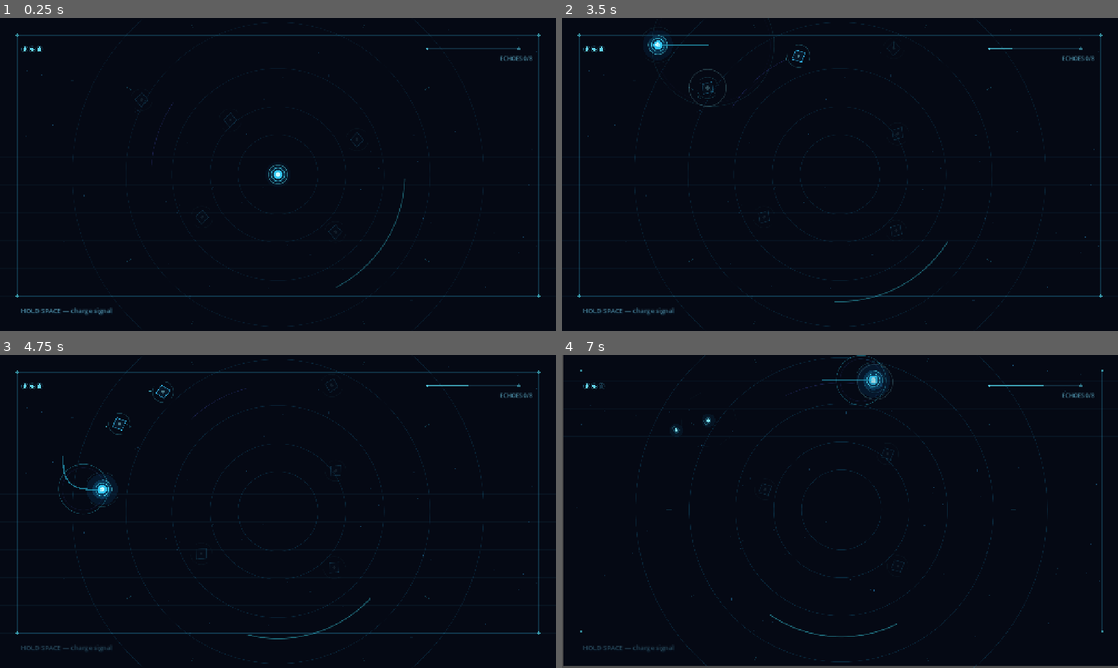
Above: before the commit, frames 1-4 (two rows, left to right).
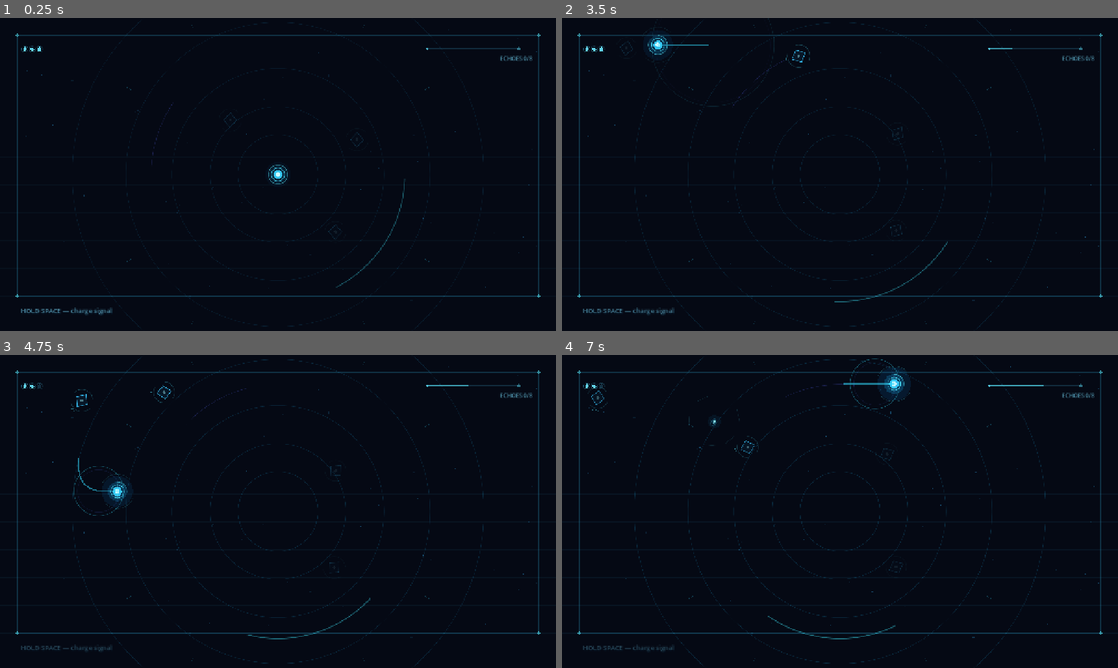
Above: after the commit, the same moments.

Repository: Gustavo-Wallace/hollow-signal
Game: Godot game, scene res://scenes/main.tscn
The game is run twice, just before and just after one commit, with the same random seed, the same clock (stepped at 60 frames per second) and the same inputs.
Inputs:
- Up to frame 1 (0.25 s): no input
- Up to frame 2 (3.5 s): tap Enter (ui_accept) at 0.5, 0.77, 1.52, 3.02 s; hold W (move_up) 0.53-2.03 s; tap R every 0.75 s from 0.6 to 2.85 s; hold A (move_left) from 2.03 s (still down)
- Up to frame 3 (4.75 s): release A (move_left) at 3.53 s; hold S (move_down) 3.53-4.28 s; tap R at 3.6, 4.35 s; tap Enter (ui_accept) at 3.77, 4.52 s; hold D (move_right) from 4.28 s (still down)
- Up to frame 4 (7 s): release D (move_right) at 5.03 s; hold W (move_up) 5.03-5.78 s; tap R at 5.1, 5.85, 6.6 s; hold D (move_right) from 5.78 s (still down); tap Enter (ui_accept) at 6.02, 6.77 s

The runs differ from the first frame. In frame 1, less than 0.1% of the frame differs, in the area x 24-38%, y 24-66%; in frame 2, 0.1%; in frame 3, 0.7%; in frame 4, 4.9%, in the area x 0-100%, y 0-100%.

Commit message:
adaptive threat director

Diff:
--- a/scenes/main.tscn
+++ b/scenes/main.tscn
@@ -5,12 +5,16 @@
 [ext_resource type="Script" uid="uid://c2fcurf0sixrp" path="res://scripts/echo_wraith.gd" id="3_wraith"]
 [ext_resource type="Script" uid="uid://d4c3m53fny5ho" path="res://scripts/hud.gd" id="4_hud"]
 [ext_resource type="Script" uid="uid://i4304c4os4db" path="res://scripts/procedural_audio.gd" id="5_audio"]
+[ext_resource type="Script" uid="uid://bxxoy72pg1yhr" path="res://scripts/threat_director.gd" id="6_director"]
 
 [node name="HollowSignal" type="Node2D" unique_id=1353385711]
 script = ExtResource("1_arena")
 
 [node name="AudioDirector" type="Node" parent="." unique_id=1672322057]
 script = ExtResource("5_audio")
+
+[node name="ThreatDirector" type="Node" parent="." unique_id=669218980]
+script = ExtResource("6_director")
 
 [node name="ArenaCamera" type="Camera2D" parent="." unique_id=1833794020]
 position = Vector2(640, 360)
@@ -37,14 +41,6 @@
 
 [node name="EchoWraithC" type="Node2D" parent="." unique_id=2019259549]
 position = Vector2(772, 492)
-script = ExtResource("3_wraith")
-
-[node name="EchoWraithD" type="Node2D" parent="." unique_id=1927646632]
-position = Vector2(465, 458)
-script = ExtResource("3_wraith")
-
-[node name="EchoWraithE" type="Node2D" parent="." unique_id=1640493851]
-position = Vector2(326, 188)
 script = ExtResource("3_wraith")
 
 [node name="Interface" type="CanvasLayer" parent="." unique_id=1408991666]
@@ -102,6 +98,15 @@
 theme_override_font_sizes/font_size = 13
 horizontal_alignment = 1
 
+[node name="DirectorDebug" type="Label" parent="Interface" unique_id=1792531972]
+visible = false
+offset_left = 48.0
+offset_top = 112.0
+offset_right = 370.0
+offset_bottom = 180.0
+theme_override_colors/font_color = Color(0.42, 0.8, 0.92, 0.66)
+theme_override_font_sizes/font_size = 12
+
 [node name="GameOver" type="Control" parent="Interface" unique_id=122623286]
 visible = false
 layout_mode = 3
--- a/scripts/arena.gd
+++ b/scripts/arena.gd
@@ -21,21 +21,17 @@
 var exposure := 0.0
 var run_state := RunState.PLAYING
 var echoes_collected := 0
-var spawn_timer := 3.2
 var elapsed_time := 0.0
 var trace_lock := false
 var trace_position := Vector2.ZERO
 var trace_dash_timer := 0.0
-var harvester_spawn_cooldown := 0.0
-var sentry_spawn_cooldown := 0.0
 var escape_timer := 14.0
 var escape_intro_time := 0.0
 var null_gate: Node2D
 var null_pocket: Node2D
-var null_pocket_spawn_timer := 18.0
-var null_pocket_cooldown := 0.0
 var status_message_time := 0.0
 @onready var arena_camera: Camera2D = $ArenaCamera
+@onready var threat_director: Node = $ThreatDirector
 
 
 func _ready() -> void:
@@ -50,12 +46,9 @@
 	_update_exposure()
 	if is_playing():
 		elapsed_time += delta
-		harvester_spawn_cooldown = maxf(0.0, harvester_spawn_cooldown - delta)
-		sentry_spawn_cooldown = maxf(0.0, sentry_spawn_cooldown - delta)
-		_update_threat_spawner(delta)
 		_update_trace_lock(delta)
 		_update_escape_state(delta)
-		_update_null_pocket(delta)
+		threat_director.call("tick", delta)
 	_update_camera_shake(delta)
 	_update_final_echo_pulse()
 	_update_status_message(delta)
@@ -104,6 +97,7 @@
 	camera_shake_time = 0.22
 	camera_shake_strength = 13.0
 	audio_event("damage")
+	threat_director.call("note_player_damaged")
 
 
 func is_playing() -> bool:
@@ -188,7 +182,9 @@
 
 
 func _input(event: InputEvent) -> void:
-	if run_state != RunState.PLAYING and event is InputEventKey and event.pressed and not event.echo and event.keycode == KEY_R:
+	if event is InputEventKey and event.pressed and not event.echo and event.keycode == KEY_F3:
+		threat_director.call("toggle_debug")
+	if (run_state == RunState.LOST or run_state == RunState.STABILIZED) and event is InputEventKey and event.pressed and not event.echo and event.keycode == KEY_R:
 		get_tree().paused = false
 		get_tree().reload_current_scene()
 
@@ -204,11 +200,11 @@
 
 
 func harvester_destroyed() -> void:
-	harvester_spawn_cooldown = 7.0
+	threat_director.call("note_threat_defeated", "harvester")
 
 
 func sentry_destroyed() -> void:
-	sentry_spawn_cooldown = 8.0
+	threat_director.call("note_threat_defeated", "sentry")
 
 
 func collect_echo_shard(shard: Node2D) -> void:
@@ -258,23 +254,18 @@
 		_fail_escape()
 
 
-func _update_null_pocket(delta: float) -> void:
-	if run_state != RunState.PLAYING:
-		return
-	null_pocket_cooldown = maxf(0.0, null_pocket_cooldown - delta)
-	if null_pocket != null and is_instance_valid(null_pocket):
-		return
-	null_pocket_spawn_timer = maxf(0.0, null_pocket_spawn_timer - delta)
-	if null_pocket_spawn_timer > 0.0 or null_pocket_cooldown > 0.0:
-		return
-	_spawn_null_pocket()
-
-
-func _spawn_null_pocket() -> void:
+func request_directed_null_pocket() -> bool:
+	if run_state != RunState.PLAYING or (null_pocket != null and is_instance_valid(null_pocket)):
+		return false
+	return _spawn_null_pocket()
+
+
+func _spawn_null_pocket() -> bool:
 	var player := get_tree().get_first_node_in_group("signal_player") as Node2D
 	if player == null:
-		return
-	var pocket_position := Vector2(220.0, 170.0)
+		return false
+	var pocket_position := Vector2.ZERO
+	var found_position := false
 	for attempt in 18:
 		var candidate := Vector2(randf_range(176.0, 1104.0), randf_range(142.0, 578.0))
 		if candidate.distance_to(VIEWPORT_SIZE * 0.5) < 175.0 or candidate.distance_to(player.global_position) < 280.0:
@@ -293,19 +284,22 @@
 					break
 		if not blocked:
 			pocket_position = candidate
+			found_position = true
 			break
+	if not found_position:
+		return false
 	null_pocket = Node2D.new()
 	null_pocket.set_script(NULL_POCKET_SCRIPT)
 	null_pocket.position = pocket_position
 	add_child(null_pocket)
 	audio_event("pocket_spawn")
+	return true
 
 
 func null_pocket_collapsed(pocket: Node2D) -> void:
 	if pocket == null_pocket:
 		null_pocket = null
-		null_pocket_cooldown = 10.0
-		null_pocket_spawn_timer = 10.0
+		threat_director.call("note_null_pocket_resolved")
 
 
 func _spawn_null_gate() -> void:
@@ -381,57 +375,68 @@
 	$Interface/EchoCounter.text = "ECHOES %d/%d" % [echoes_collected, ECHO_TARGET]
 
 
-func _update_threat_spawner(delta: float) -> void:
-	if get_tree().get_nodes_in_group("echo_wraith").size() >= MAX_WRAITHS:
-		return
-	spawn_timer -= delta
-	if spawn_timer > 0.0:
-		return
-	_spawn_threat_at_edge()
-	var run_pressure := minf(elapsed_time / 90.0, 1.0)
-	var interval := 0.0
-	match get_exposure_band():
-		0: interval = 5.4 - run_pressure * 0.6
-		1: interval = 3.35 - run_pressure * 0.45
-		_: interval = 1.65 - run_pressure * 0.25
-	interval -= get_progress_ratio() * 1.05
-	if is_machine_panic():
-		interval -= 0.55
-	if is_escape():
-		interval *= 0.76
-	spawn_timer = maxf(0.95, interval)
-
-
-func _spawn_threat_at_edge() -> void:
-	var player := get_tree().get_first_node_in_group("signal_player") as Node2D
-	var spawn_position := Vector2(80.0, 80.0)
-	for attempt in 8:
-		var edge := randi_range(0, 3)
-		match edge:
-			0: spawn_position = Vector2(randf_range(82.0, 1198.0), 70.0)
-			1: spawn_position = Vector2(1210.0, randf_range(70.0, 620.0))
-			2: spawn_position = Vector2(randf_range(82.0, 1198.0), 630.0)
-			_: spawn_position = Vector2(70.0, randf_range(70.0, 620.0))
-		if player == null or spawn_position.distance_to(player.global_position) >= 290.0:
-			break
-	var can_spawn_harvester := (echoes_collected >= 2 or elapsed_time >= 24.0) and harvester_spawn_cooldown <= 0.0 and get_tree().get_nodes_in_group("echo_harvester").is_empty()
-	var can_spawn_sentry := (echoes_collected >= 3 or elapsed_time >= 30.0) and sentry_spawn_cooldown <= 0.0 and get_tree().get_nodes_in_group("null_sentry").is_empty() and (not is_escape() or escape_timer > 3.0)
-	var harvester_chance := 0.25 if is_machine_panic() else 0.18
-	var sentry_chance := 0.18 if is_escape() else 0.15
-	var harvester_roll_limit := sentry_chance + harvester_chance if can_spawn_sentry else harvester_chance
+func spawn_directed_threat(kind: String) -> bool:
+	if not is_playing() or get_tree().get_nodes_in_group("echo_wraith").size() >= MAX_WRAITHS:
+		return false
+	var spawn_position := _find_safe_threat_spawn_position()
+	if spawn_position == Vector2.ZERO:
+		return false
 	var threat := Node2D.new()
-	var special_roll := randf()
-	if can_spawn_sentry and special_roll <= sentry_chance:
-		threat.set_script(SENTRY_SCRIPT)
-	elif can_spawn_harvester and special_roll <= harvester_roll_limit:
-		threat.set_script(HARVESTER_SCRIPT)
-	else:
-		threat.set_script(WRAITH_SCRIPT)
+	match kind:
+		"harvester": threat.set_script(HARVESTER_SCRIPT)
+		"sentry": threat.set_script(SENTRY_SCRIPT)
+		_: threat.set_script(WRAITH_SCRIPT)
 	threat.position = spawn_position
 	add_child(threat)
 	threat.call("begin_emergence")
 	if threat.has_method("wake_for_exposure") and (exposure >= 0.34 or is_machine_panic()):
 		threat.call("wake_for_exposure", maxf(exposure, 0.5))
+	return true
+
+
+func _find_safe_threat_spawn_position() -> Vector2:
+	var player := get_tree().get_first_node_in_group("signal_player") as Node2D
+	for attempt in 14:
+		var spawn_position := Vector2.ZERO
+		match randi_range(0, 3):
+			0: spawn_position = Vector2(randf_range(92.0, 1188.0), 70.0)
+			1: spawn_position = Vector2(1210.0, randf_range(82.0, 610.0))
+			2: spawn_position = Vector2(randf_range(92.0, 1188.0), 630.0)
+			_: spawn_position = Vector2(70.0, randf_range(82.0, 610.0))
+		if player and spawn_position.distance_to(player.global_position) < 290.0:
+			continue
+		if null_pocket != null and is_instance_valid(null_pocket) and bool(null_pocket.call("contains", spawn_position)):
+			continue
+		if null_gate != null and is_instance_valid(null_gate) and spawn_position.distance_to(null_gate.global_position) < 112.0:
+			continue
+		var occupied := false
+		for enemy in get_tree().get_nodes_in_group("echo_wraith"):
+			if enemy is Node2D and spawn_position.distance_to(enemy.global_position) < 62.0:
+				occupied = true
+				break
+		if not occupied:
+			for scar in get_tree().get_nodes_in_group("resonance_scar"):
+				if scar is Node2D and spawn_position.distance_to(scar.global_position) < 132.0:
+					occupied = true
+					break
+		if not occupied:
+			return spawn_position
+	return Vector2.ZERO
+
+
+func get_visual_overload() -> float:
+	var all_enemies := get_tree().get_nodes_in_group("echo_wraith").size()
+	var harvesters := get_tree().get_nodes_in_group("echo_harvester").size()
+	var sentries := get_tree().get_nodes_in_group("null_sentry").size()
+	var basics := maxi(0, all_enemies - harvesters - sentries)
+	var scars := get_tree().get_nodes_in_group("resonance_scar").size()
+	var shards := get_tree().get_nodes_in_group("echo_shard").size()
+	var load := float(basics) + float(harvesters) * 1.45 + float(sentries) * 1.7 + float(scars) * 0.62 + minf(1.0, float(shards) * 0.12)
+	if trace_lock:
+		load += 0.8
+	if null_pocket != null and is_instance_valid(null_pocket):
+		load += 0.35
+	return load
 
 
 func get_exposure_band() -> int:
--- a/scripts/echo_wraith.gd
+++ b/scripts/echo_wraith.gd
@@ -201,6 +201,7 @@
 	velocity = Vector2.ZERO
 	remove_from_group("echo_wraith")
 	get_parent().audio_event("wraith_death")
+	get_parent().get_node("ThreatDirector").call("note_threat_defeated", "basic")
 	get_parent().spawn_echo_shard(global_position)
 
 
--- /dev/null
+++ b/scripts/threat_director.gd
@@ -0,0 +1,260 @@
+extends Node
+
+enum Phase { OPENING, HUNT, COMPRESSION, MACHINE_PANIC, ESCAPE }
+enum Cycle { BUILD, PRESSURE, RELEASE }
+
+const BASIC_COST := 1.0
+const HARVESTER_COST := 2.5
+const SENTRY_COST := 3.0
+
+var phase := Phase.OPENING
+var cycle := Cycle.BUILD
+var threat_budget := 0.0
+var target_pressure := 0.0
+var director_intensity := 0.0
+var cycle_time := 4.2
+var spawn_interval := 1.2
+var recovery_time := 0.0
+var recovery_cooldown := 0.0
+var harvester_cooldown := 0.0
+var sentry_cooldown := 0.0
+var special_separation := 0.0
+var pocket_request_cooldown := 7.0
+var time_since_damage := 0.0
+var recent_kills := 0.0
+var debug_visible := false
+
+
+func _ready() -> void:
+	process_mode = Node.PROCESS_MODE_PAUSABLE
+
+
+func tick(delta: float) -> void:
+	var arena := get_parent()
+	if arena == null or not arena.is_playing():
+		return
+	_update_timers(delta)
+	_update_phase(arena)
+	_update_pressure(arena, delta)
+	if phase == Phase.ESCAPE:
+		_tick_escape(arena)
+	else:
+		_tick_normal_run(arena, delta)
+	_update_debug(arena)
+
+
+func note_player_damaged() -> void:
+	time_since_damage = 0.0
+	var arena := get_parent()
+	if arena == null or phase == Phase.ESCAPE or recovery_cooldown > 0.0:
+		return
+	var player := get_tree().get_first_node_in_group("signal_player")
+	var low_health := player != null and int(player.call("get_health")) <= 1
+	_begin_recovery(3.5 if low_health else 2.35)
+
+
+func note_threat_defeated(kind: String) -> void:
+	recent_kills = minf(5.0, recent_kills + (1.4 if kind != "basic" else 0.7))
+	if kind == "basic" and recent_kills >= 2.4:
+		_begin_recovery(1.55)
+	if kind == "harvester":
+		harvester_cooldown = maxf(harvester_cooldown, 7.0)
+		special_separation = maxf(special_separation, 2.8)
+		_begin_recovery(2.0)
+	elif kind == "sentry":
+		sentry_cooldown = maxf(sentry_cooldown, 8.0)
+		special_separation = maxf(special_separation, 2.8)
+		_begin_recovery(2.0)
+
+
+func note_null_pocket_resolved() -> void:
+	pocket_request_cooldown = maxf(pocket_request_cooldown, 8.5)
+
+
+func toggle_debug() -> void:
+	debug_visible = not debug_visible
+	_update_debug(get_parent())
+
+
+func _update_timers(delta: float) -> void:
+	spawn_interval = maxf(0.0, spawn_interval - delta)
+	cycle_time = maxf(0.0, cycle_time - delta)
+	recovery_time = maxf(0.0, recovery_time - delta)
+	recovery_cooldown = maxf(0.0, recovery_cooldown - delta)
+	harvester_cooldown = maxf(0.0, harvester_cooldown - delta)
+	sentry_cooldown = maxf(0.0, sentry_cooldown - delta)
+	special_separation = maxf(0.0, special_separation - delta)
+	pocket_request_cooldown = maxf(0.0, pocket_request_cooldown - delta)
+	time_since_damage += delta
+	recent_kills = maxf(0.0, recent_kills - delta * 0.22)
+
+
+func _update_phase(arena: Node) -> void:
+	if arena.is_escape():
+		phase = Phase.ESCAPE
+		threat_budget = minf(threat_budget, 1.2)
+		return
+	var echoes := int(arena.get("echoes_collected"))
+	if echoes <= 1:
+		phase = Phase.OPENING
+	elif echoes <= 4:
+		phase = Phase.HUNT
+	elif echoes <= 6:
+		phase = Phase.COMPRESSION
+	else:
+		phase = Phase.MACHINE_PANIC
+
+
+func _update_pressure(arena: Node, delta: float) -> void:
+	var phase_base: float = [0.18, 0.42, 0.63, 0.8, 0.72][phase]
+	var exposure := float(arena.get("exposure"))
+	var elapsed := float(arena.get("elapsed_time"))
+	var living := get_tree().get_nodes_in_group("echo_wraith").size()
+	var overload := float(arena.call("get_visual_overload"))
+	var trace_bonus := 0.16 if bool(arena.get("trace_lock")) else 0.0
+	var efficiency := clampf(time_since_damage / 50.0 + recent_kills * 0.035 + float(arena.get("echoes_collected")) / maxf(1.0, elapsed) * 1.8, 0.0, 0.22)
+	target_pressure = clampf(phase_base + exposure * 0.25 + trace_bonus + efficiency - maxf(0.0, float(living) - 3.0) * 0.055 - overload * 0.018, 0.08, 1.0)
+	director_intensity = move_toward(director_intensity, target_pressure, delta * 0.22)
+
+
+func _tick_normal_run(arena: Node, delta: float) -> void:
+	if cycle_time <= 0.0:
+		_advance_cycle()
+	var max_budget: float = [3.1, 5.0, 6.5, 7.6][phase]
+	var income := 0.34 + director_intensity * 0.38 + float(arena.get("exposure")) * 0.16
+	if cycle == Cycle.PRESSURE:
+		income *= 1.13
+	elif cycle == Cycle.RELEASE:
+		income *= 0.44
+	threat_budget = minf(max_budget, threat_budget + income * delta)
+	var player := get_tree().get_first_node_in_group("signal_player")
+	var low_health := player != null and int(player.call("get_health")) <= 1
+	var overload := float(arena.call("get_visual_overload"))
+	var special_stack := not get_tree().get_nodes_in_group("echo_harvester").is_empty() and not get_tree().get_nodes_in_group("null_sentry").is_empty()
+	if low_health and recovery_time <= 0.0 and recovery_cooldown <= 0.0:
+		_begin_recovery(3.2)
+	elif special_stack and recovery_time <= 0.0 and recovery_cooldown <= 0.0:
+		_begin_recovery(2.1)
+	if cycle != Cycle.RELEASE and recovery_time <= 0.0 and spawn_interval <= 0.0 and overload < 7.4:
+		_try_spawn(arena)
+	_request_null_pocket_if_needed(arena, overload)
+
+
+func _tick_escape(arena: Node) -> void:
+	cycle = Cycle.PRESSURE
+	if spawn_interval > 0.0 or get_tree().get_nodes_in_group("echo_wraith").size() >= 8:
+		return
+	if float(arena.get("escape_timer")) <= 2.8:
+		return
+	if arena.call("spawn_directed_threat", "basic"):
+		spawn_interval = 1.45
+	else:
+		spawn_interval = 0.7
+
+
+func _try_spawn(arena: Node) -> void:
+	var living := get_tree().get_nodes_in_group("echo_wraith").size()
+	if living >= _living_limit() or threat_budget < BASIC_COST:
+		return
+	var kind := _choose_archetype(arena)
+	var cost := BASIC_COST
+	if kind == "harvester":
+		cost = HARVESTER_COST
+	elif kind == "sentry":
+		cost = SENTRY_COST
+	if threat_budget < cost:
+		kind = "basic"
+		cost = BASIC_COST
+	if arena.call("spawn_directed_threat", kind):
+		threat_budget = maxf(0.0, threat_budget - cost)
+		spawn_interval = lerpf(1.7, 0.74, director_intensity)
+		if cycle == Cycle.BUILD:
+			spawn_interval += 0.35
+		if kind != "basic":
+			special_separation = 3.2
+	else:
+		spawn_interval = 0.55
+
+
+func _choose_archetype(arena: Node) -> String:
+	if phase == Phase.OPENING or special_separation > 0.0:
+		return "basic"
+	var harvesters := get_tree().get_nodes_in_group("echo_harvester").size()
+	var sentries := get_tree().get_nodes_in_group("null_sentry").size()
+	var shards := get_tree().get_nodes_in_group("echo_shard").size()
+	var overload := float(arena.call("get_visual_overload"))
+	var can_harvester := harvesters == 0 and harvester_cooldown <= 0.0 and shards > 0 and phase >= Phase.HUNT
+	var player := get_tree().get_first_node_in_group("signal_player") as Node2D
+	var center_bias := player != null and player.global_position.distance_to(Vector2(640.0, 360.0)) < 210.0
+	var can_sentry := sentries == 0 and sentry_cooldown <= 0.0 and phase >= Phase.HUNT and float(arena.get("elapsed_time")) >= 30.0 and overload < 4.8 and (float(arena.get("exposure")) >= 0.42 or center_bias)
+	var harvester_weight := 0.0
+	var sentry_weight := 0.0
+	if can_harvester:
+		harvester_weight = 0.16 + minf(0.14, float(shards) * 0.045)
+		if phase >= Phase.COMPRESSION:
+			harvester_weight += 0.08
+	if can_sentry:
+		sentry_weight = 0.12 + float(arena.get("exposure")) * 0.13
+		if phase >= Phase.COMPRESSION:
+			sentry_weight += 0.06
+	var roll := randf()
+	if can_sentry and roll < sentry_weight:
+		return "sentry"
+	if can_harvester and roll < sentry_weight + harvester_weight:
+		return "harvester"
+	return "basic"
+
+
+func _living_limit() -> int:
+	return [4, 6, 7, 8][phase]
+
+
+func _advance_cycle() -> void:
+	match cycle:
+		Cycle.BUILD:
+			cycle = Cycle.PRESSURE
+			cycle_time = lerpf(7.8, 5.0, director_intensity)
+		Cycle.PRESSURE:
+			cycle = Cycle.RELEASE
+			cycle_time = lerpf(4.5, 2.4, director_intensity)
+			_begin_recovery(minf(2.0, cycle_time))
+		Cycle.RELEASE:
+			cycle = Cycle.BUILD
+			cycle_time = lerpf(5.4, 3.2, director_intensity)
+
+
+func _begin_recovery(duration: float) -> void:
+	if phase == Phase.ESCAPE or recovery_cooldown > 0.0:
+		return
+	var capped_duration := minf(duration, 2.0) if phase == Phase.MACHINE_PANIC else duration
+	recovery_time = maxf(recovery_time, capped_duration)
+	recovery_cooldown = 3.4
+
+
+func _request_null_pocket_if_needed(arena: Node, overload: float) -> void:
+	if phase == Phase.OPENING or cycle != Cycle.RELEASE or pocket_request_cooldown > 0.0:
+		return
+	if float(arena.get("exposure")) < 0.34 or overload > 5.6:
+		return
+	if not get_tree().get_nodes_in_group("null_pocket").is_empty():
+		return
+	if arena.call("request_directed_null_pocket"):
+		pocket_request_cooldown = 12.0
+
+
+func _update_debug(arena: Node) -> void:
+	var label := arena.get_node_or_null("Interface/DirectorDebug") as Label
+	if label == null:
+		return
+	label.visible = debug_visible
+	if debug_visible:
+		var state := "RECOVERY %.1f" % recovery_time if recovery_time > 0.0 else "ACTIVE"
+		label.text = "DIRECTOR  %s / %s\nBUDGET %.1f  INTENSITY %.2f\nENEMIES %d  %s" % [_phase_name(), _cycle_name(), threat_budget, director_intensity, get_tree().get_nodes_in_group("echo_wraith").size(), state]
+
+
+func _phase_name() -> String:
+	return ["OPENING", "HUNT", "COMPRESSION", "MACHINE PANIC", "ESCAPE"][phase]
+
+
+func _cycle_name() -> String:
+	return ["BUILD", "PRESSURE", "RELEASE"][cycle]
Not shown, added: scripts/threat_director.gd.uid
